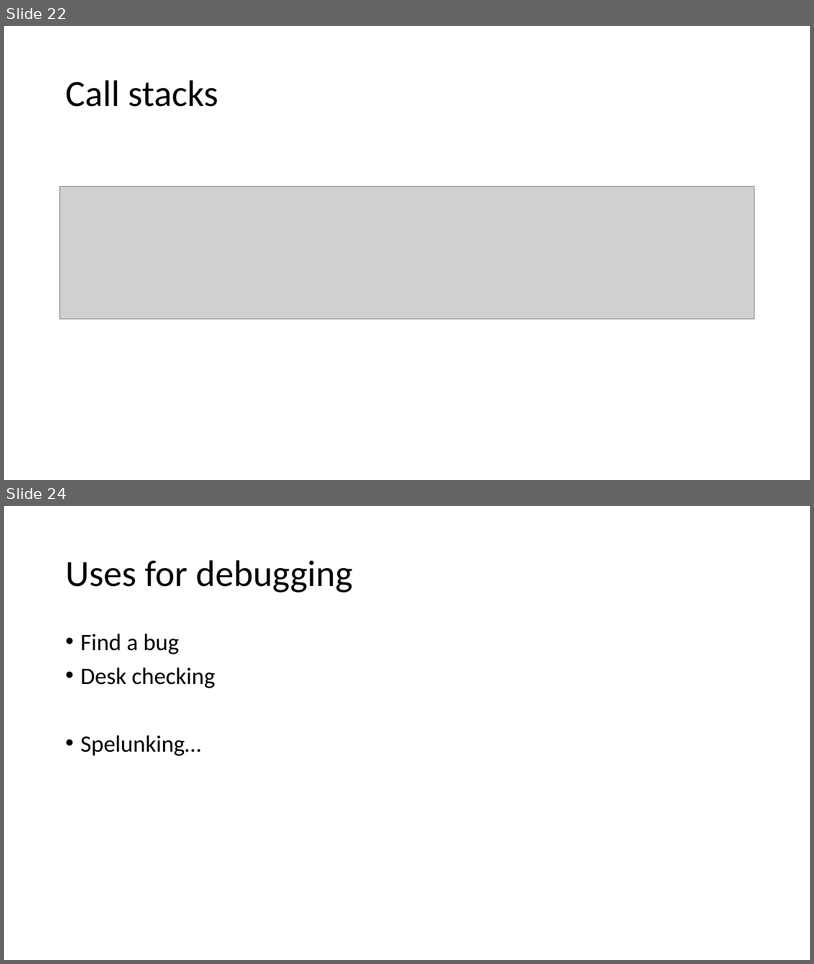
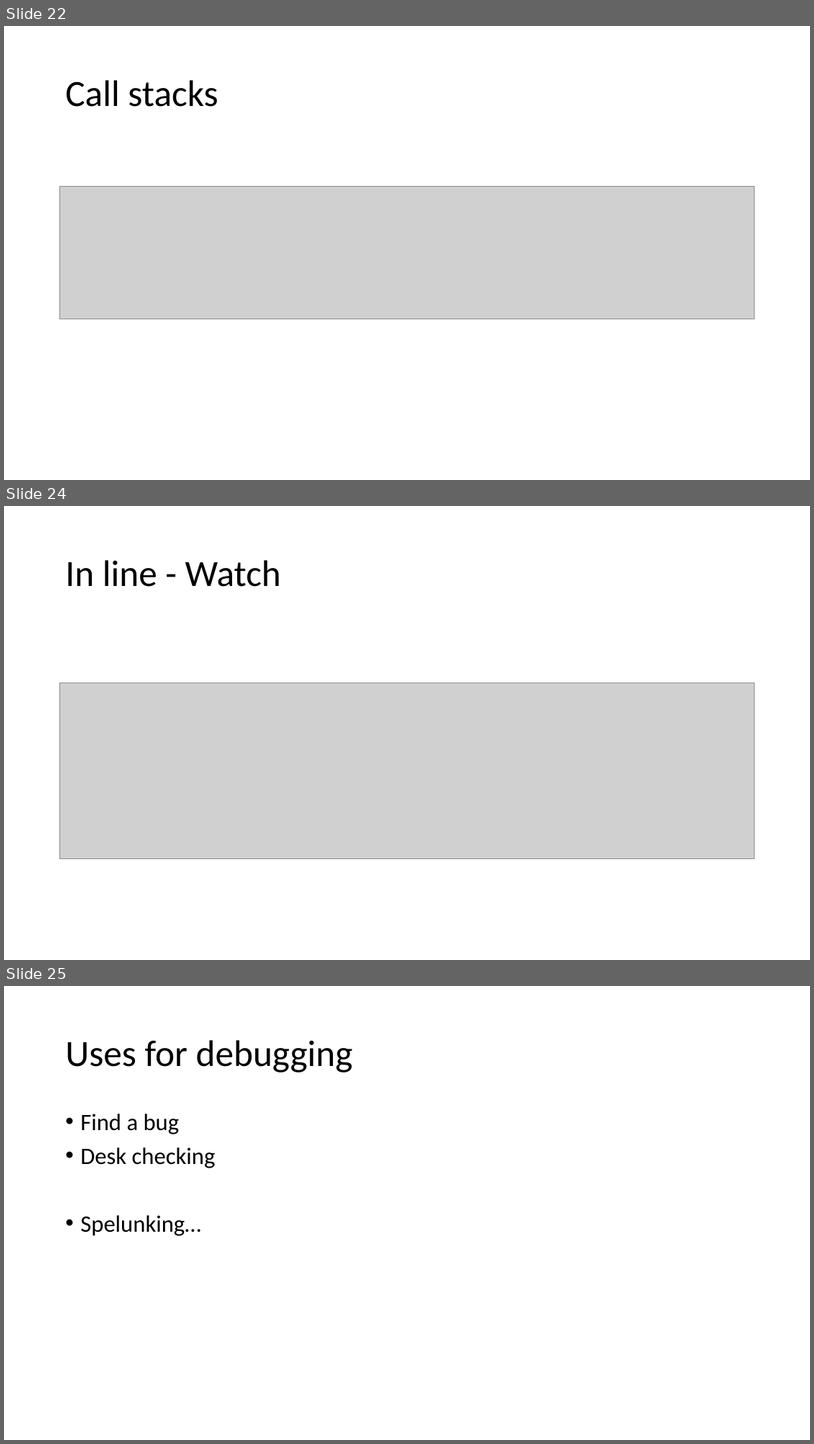
Before and after one commit to chadmichel/Talks, a slide deck: Debugging_2016_10_11/Debugging.pptx. Shown one above the other, each under a label of ours: slides 22 and 24 before the commit, slides 22, 24 and 25 after it; the slides between them are not shown. The pictures are 814x964 and 814x1444 pixels, drawn with LibreOffice and Linux fonts; fonts in the diff are those of the drawing; grey boxes stand for pictures. Boxes give left, top, right and bottom in pixels: in the first picture for what was removed or moved away, otherwise in the second. Text is boxed around its words. In the diff, an @@ line names an element or a change of style, - is before the commit and + after.

Commit message:
update power point

```diff
--- a/Debugging_2016_10_11/Debugging.pptx
+++ b/Debugging_2016_10_11/Debugging.pptx
@@ slide 24 added at (x1=4, y1=506, x2=810, y2=960), background #FFFFFF @@
@@ title added at (x1=65, y1=560, x2=281, y2=587), 44 pt, text #000000 @@
+In line - Watch
@@ picture added at (x1=59, y1=682, x2=756, y2=859) @@
@@ what was slide 24 is now slide 25 @@
```
